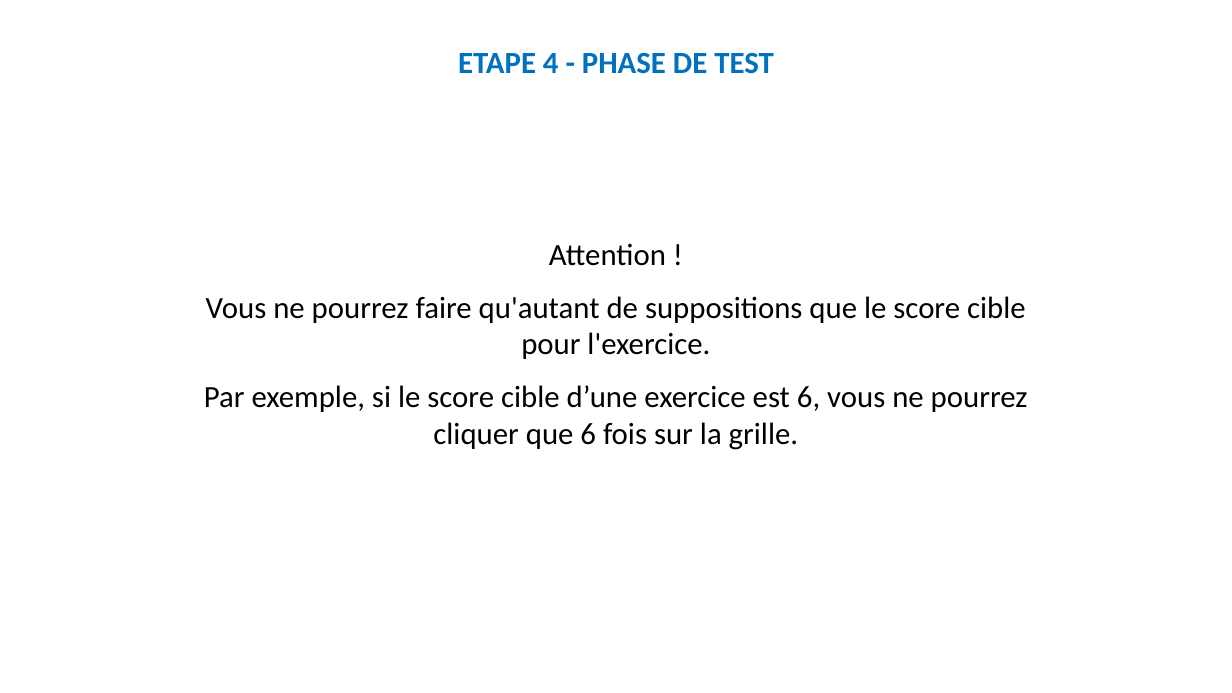
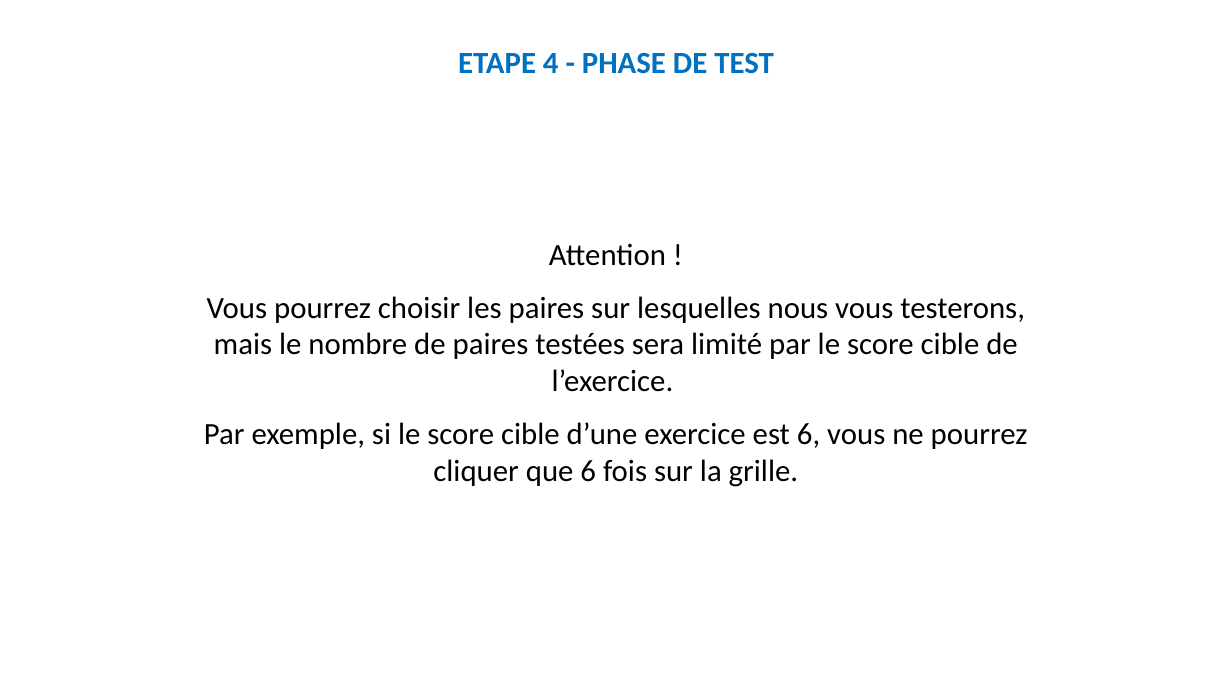
Before and after one commit to MBB-team/Online_Testing, a slide deck: slide 25 of src/SE_ELAN_offline/Stimuli/Instructions_new.pptx. Drawn at 1232x693 pixels with LibreOffice and Linux fonts; fonts in the diff are those of the drawing. Boxes give left, top, right and bottom in pixels: in the first picture for what was removed or moved away, otherwise in the second. Text is boxed around its words. In the diff, an @@ line names an element or a change of style, - is before the commit and + after.

```diff
--- a/src/SE_ELAN_offline/Stimuli/Instructions_new.pptx
+++ b/src/SE_ELAN_offline/Stimuli/Instructions_new.pptx
@@ text at [207, 296, 1025, 392]: text changed @@
-Vous ne pourrez faire qu'autant de suppositions que le score cible pour l'exercice.
+Vous pourrez choisir les paires sur lesquelles nous vous testerons, mais le nombre de paires testées sera limité par le score cible de l’exercice.
```
Also in this commit, not shown: 34 other files.
